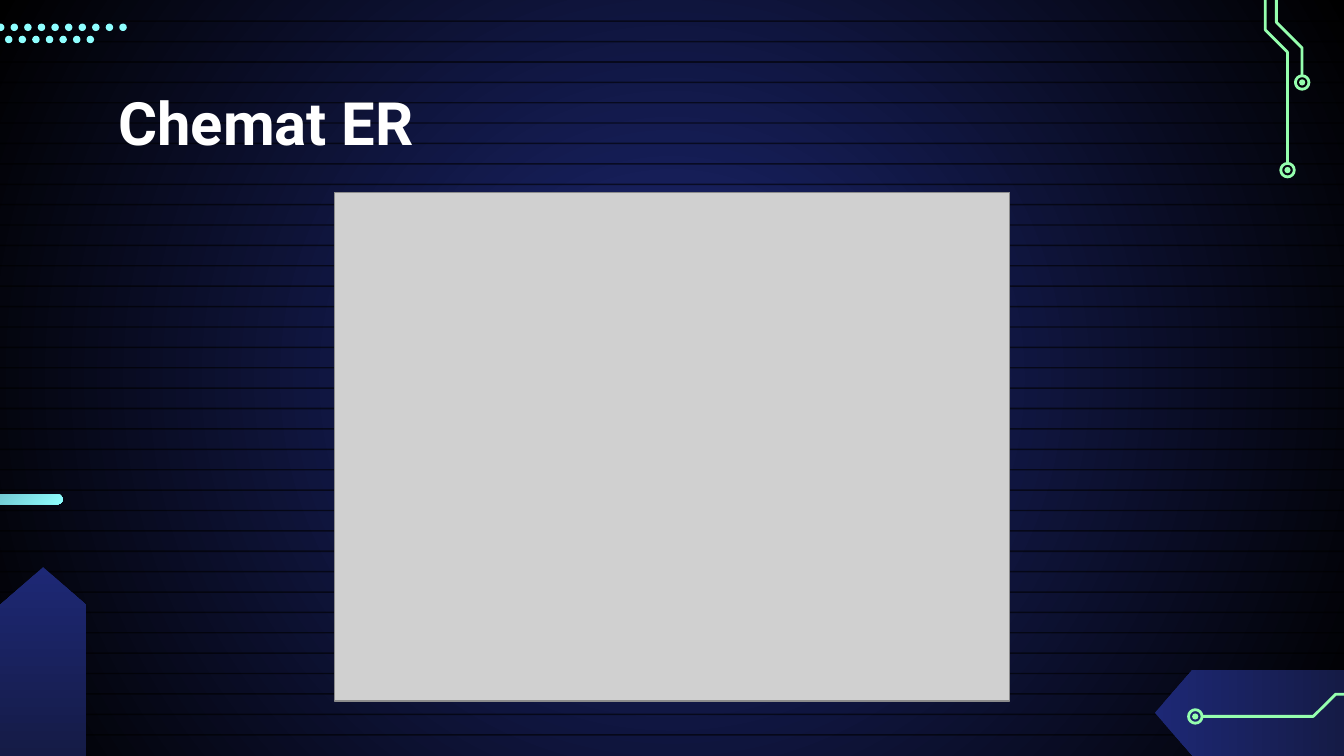
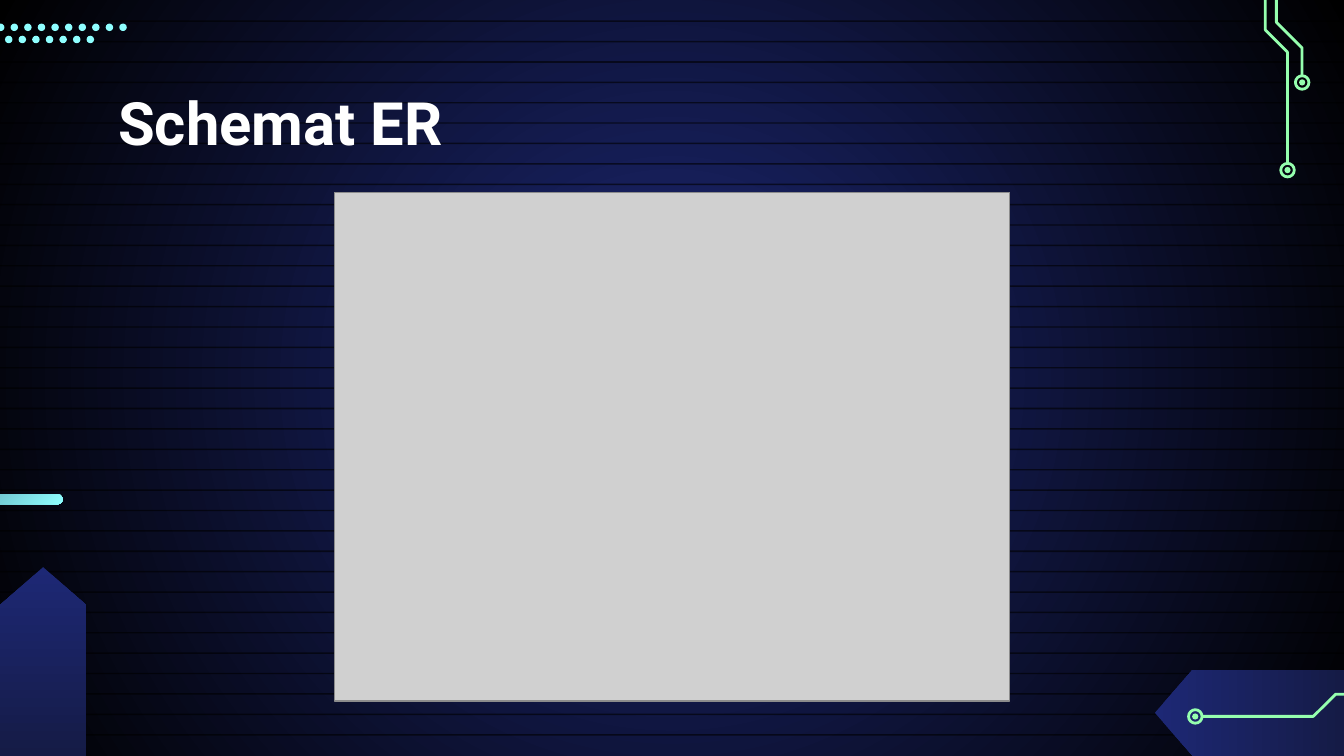
Before and after one commit to data-IA-2022/MOOC_Group6_Evelyne_Manu, a slide deck: slide 8 of MOOC_manuel_evelyne.pptx. Drawn at 1344x756 pixels with LibreOffice and Linux fonts; fonts in the diff are those of the drawing; grey boxes stand for pictures. Boxes give left, top, right and bottom in pixels: in the first picture for what was removed or moved away, otherwise in the second. Text is boxed around its words. In the diff, an @@ line names an element or a change of style, - is before the commit and + after.

```diff
--- a/MOOC_manuel_evelyne.pptx
+++ b/MOOC_manuel_evelyne.pptx
@@ title at [118, 100, 443, 146]: text changed @@
-Chemat ER
+Schemat ER
```
Also in this commit, not shown: 8 other slides changed, 14 slides added, 9 other files.
